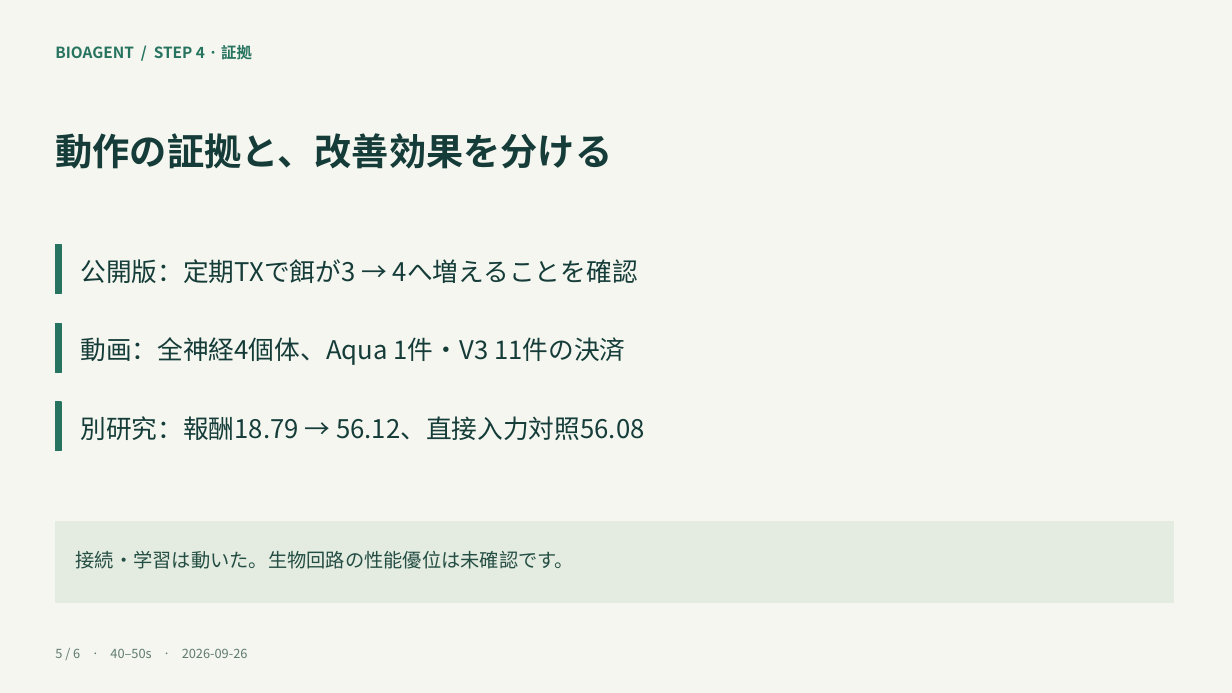
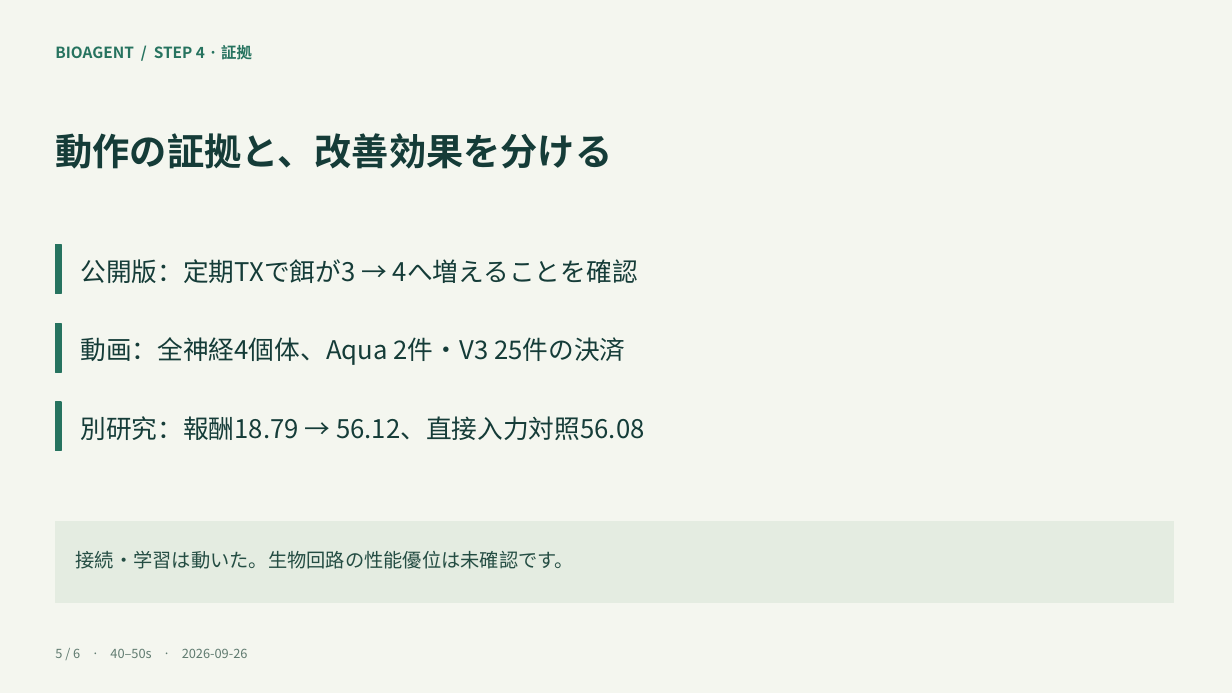
Before and after one commit to Polonity/ethglobaltokyo2026-bio-agent, a slide deck: slide 5 of docs/submission/presenter-kit/explanation-ja.pptx. Drawn at 1232x693 pixels with LibreOffice and Linux fonts; fonts in the diff are those of the drawing. Boxes give left, top, right and bottom in pixels: in the first picture for what was removed or moved away, otherwise in the second. Text is boxed around its words. In the diff, an @@ line names an element or a change of style, - is before the commit and + after.

Commit message:
📚 現行仕様の57秒デモ動画と日英発表資料を更新
・Anvilと全166,700神経で、初期環境TX、採餌学習比較、市場決済を再収録。
・採用1個体／維持1個体と、新規Aqua 2件／V3 25件の証拠を保存。
・日英動画の全編デコード、Chrome再生、10場面の目視を確認。
・説明スライド、Q&A、資源集計を今回の結果に合わせ、PDF全ページを確認。
・省電力や生物優位を未証明とし、元映像と編集後の時刻を記録。

```diff
--- a/docs/submission/presenter-kit/explanation-ja.pptx
+++ b/docs/submission/presenter-kit/explanation-ja.pptx
@@ text at [80, 337, 625, 365]: text changed @@
-動画：全神経4個体、Aqua 1件・V3 11件の決済
+動画：全神経4個体、Aqua 2件・V3 25件の決済
```
Also in this commit, not shown: 32 other files.
